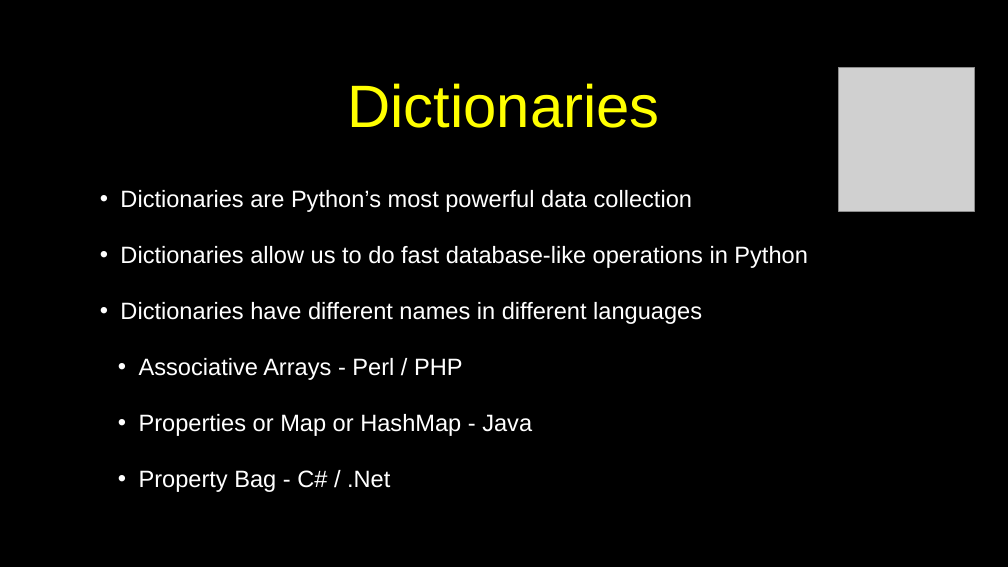
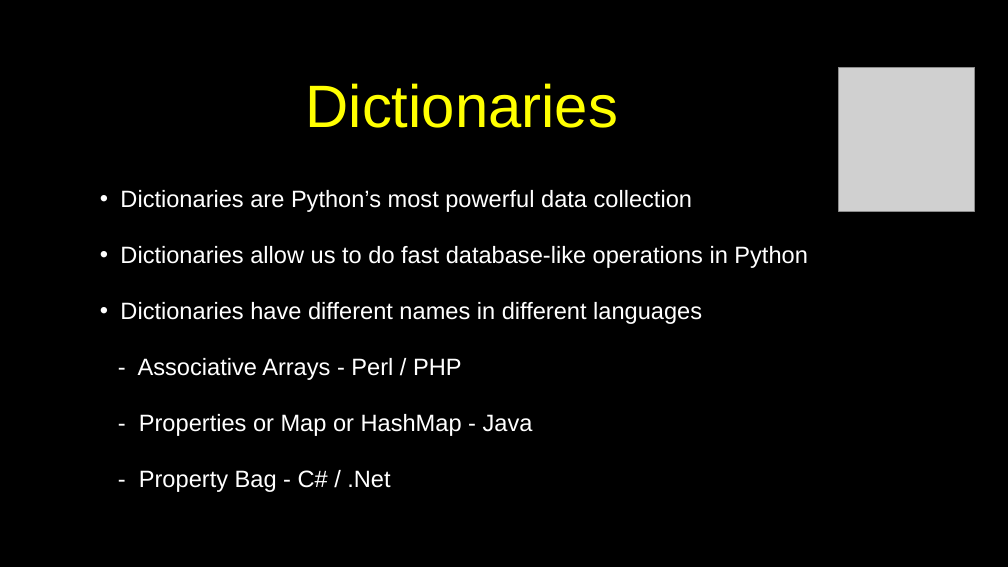
Before and after one commit to csev/py4e, a slide deck: slide 6 of lectures3/Pythonlearn-09-Dictionaries.pptx. Drawn at 1008x567 pixels with LibreOffice and Linux fonts; fonts in the diff are those of the drawing; grey boxes stand for pictures. Boxes give left, top, right and bottom in pixels: in the first picture for what was removed or moved away, otherwise in the second. Text is boxed around its words. In the diff, an @@ line names an element or a change of style, - is before the commit and + after.

```diff
--- a/lectures3/Pythonlearn-09-Dictionaries.pptx
+++ b/lectures3/Pythonlearn-09-Dictionaries.pptx
@@ title "Dictionaries": place and size @@
-title "Dictionaries" at bbox=[347, 83, 660, 128]
+title "Dictionaries" at bbox=[306, 83, 619, 128]
@@ text at bbox=[138, 358, 533, 492]: text changed @@
-  • Associative Arrays - Perl / PHP
-  • Properties or Map or HashMap - Java
-  • Property Bag - C# / .Net
+  - Associative Arrays - Perl / PHP
+  - Properties or Map or HashMap - Java
+  - Property Bag - C# / .Net
```
Also in this commit, not shown: 22 other slides changed, 1 slide removed, 1 other file.
